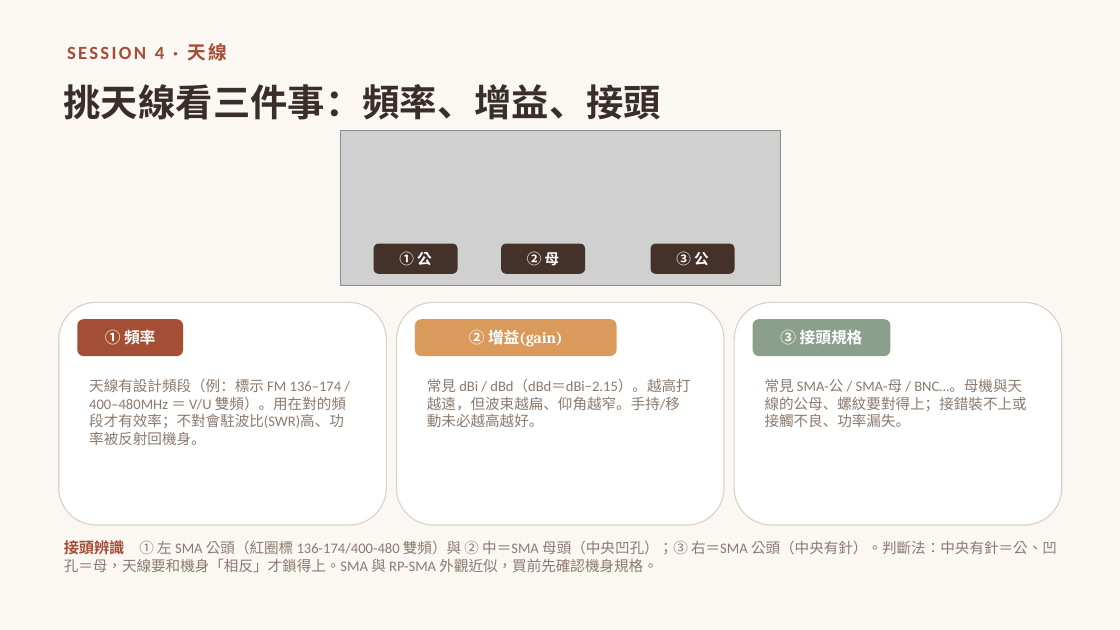
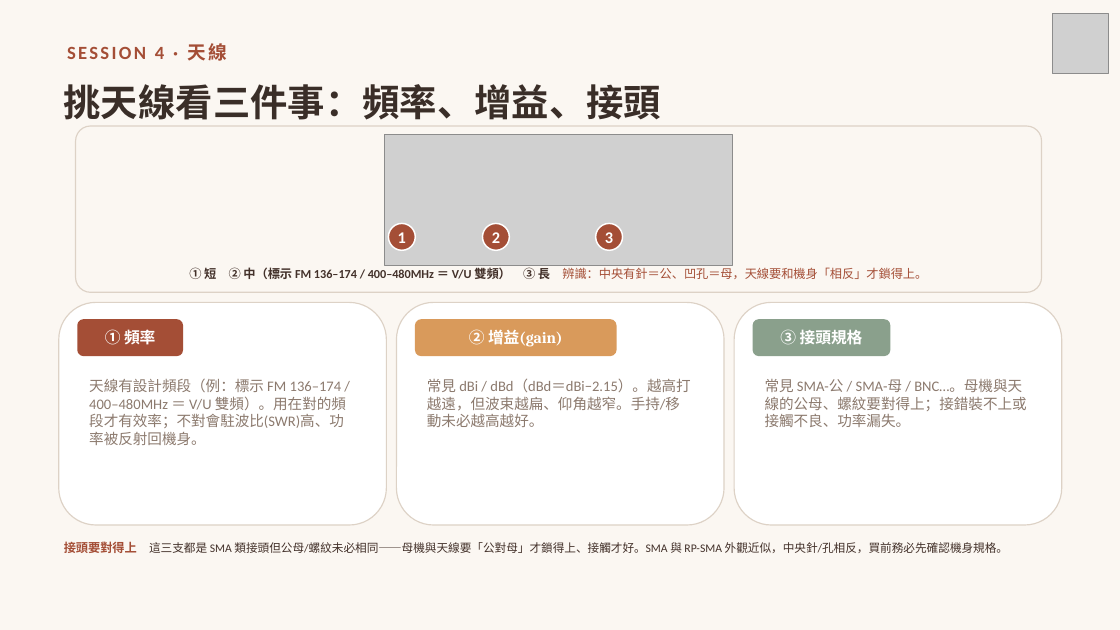
Before and after one commit to winson3QQ/Radio-Advanced, a slide deck: slide 20 of 投影片/進階無線電_第一節_課程投影片.pptx. Drawn at 1120x630 pixels with LibreOffice and Linux fonts; fonts in the diff are those of the drawing; grey boxes stand for pictures. Boxes give left, top, right and bottom in pixels: in the first picture for what was removed or moved away, otherwise in the second. Text is boxed around its words. In the diff, an @@ line names an element or a change of style, - is before the commit and + after.

```diff
--- a/投影片/進階無線電_第一節_課程投影片.pptx
+++ b/投影片/進階無線電_第一節_課程投影片.pptx
@@ picture added at [1053,13,1108,74] @@
@@ rounded rectangle added at [76,126,1042,292], fill #FBF7F2, outline #DDD2C6 1 pt @@
@@ picture: place and size @@
-picture at [341,130,781,286]
+picture at [385,134,734,266]
@@ ellipse "1": place and size @@
-ellipse "1" at [374,244,458,274]
+ellipse "1" at [388,223,415,250]
@@ text in ellipse at [398,232,406,243]: text changed; size 12.5 to 14 pt; font Cambria to Calibri @@
-① 公
+1
@@ ellipse "2": place and size @@
-ellipse "2" at [502,244,586,274]
+ellipse "2" at [482,223,509,250]
@@ text in ellipse at [492,232,500,243]: text changed; size 12.5 to 14 pt; font Cambria to Calibri @@
-② 母
+2
@@ rounded rectangle to ellipse; fill #43312A to #A44E36; outline none to #FFFFFF 1.25 pt in 3 elements at [388,223,415,250], [482,223,509,250], [596,223,623,250] @@
@@ ellipse "3": place and size @@
-ellipse "3" at [651,244,735,274]
+ellipse "3" at [596,223,623,250]
@@ text in ellipse at [605,232,613,243]: text changed; size 12.5 to 14 pt; font Cambria to Calibri @@
-③ 公
+3
@@ text added at [189,265,927,282], 10.5 pt, text #43312A, bold @@
+① 短 ② 中（標示 FM 136–174 / 400–480MHz ＝ V/U 雙頻） ③ 長 辨識：中央有針＝公、凹孔＝母，天線要和機身「相反」才鎖得上。
@@ text "接頭要對得上 這三支都是 SMA 類接頭但公母/螺紋未必相同——母機與天線要「公對母」才鎖得上、接觸才好。SMA 與 ..." at [64,541,1008,553]: vertical alignment middle to top @@
@@ text at [64,541,1008,553]: text changed; size 12.5 to 10 pt; text colour #8C7A6E to #43312A @@
-接頭辨識 ① 左 SMA 公頭（紅圈標 136-174/400-480 雙頻）與 ② 中＝SMA 母頭（中央凹孔）；③ 右＝SMA 公頭（中央有針）。判斷法：中央有針＝公、凹孔＝母，天線要和機身「相反」才鎖得上。SMA 與 RP-SMA 外觀近似，買前先確認機身規格。
+接頭要對得上 這三支都是 SMA 類接頭但公母/螺紋未必相同——母機與天線要「公對母」才鎖得上、接觸才好。SMA 與 RP-SMA 外觀近似，中央針/孔相反，買前務必先確認機身規格。
```
Also in this commit, not shown: 46 other slides changed, 7 slides added, 1 slide removed, 6 other files.
